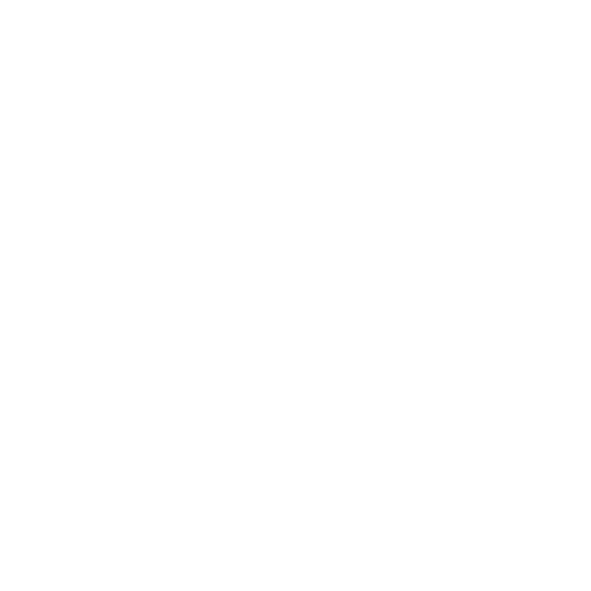
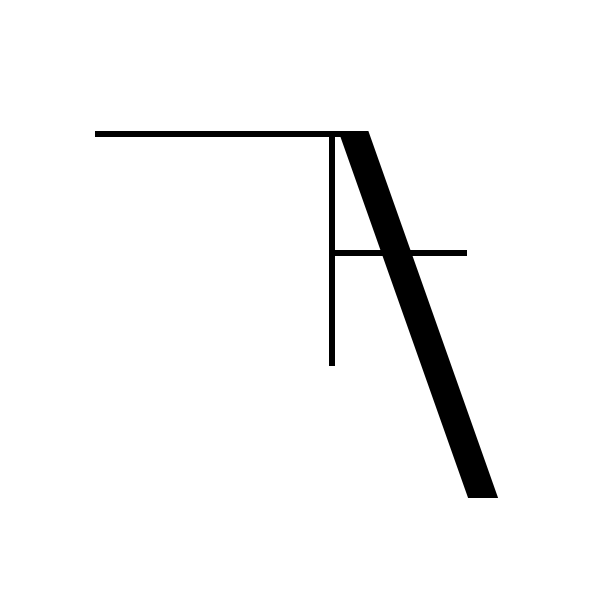
Two versions of the same layered image (591 × 591). Layer-by-layer changes:
painted on "Rectangle 3" over (329, 133, 335, 366)
painted on "Rectangle 2" over (338, 131, 499, 498)
painted on "Rectangle 1 copy" over (329, 250, 467, 256)
painted on "Rectangle 1" over (95, 131, 367, 137)
